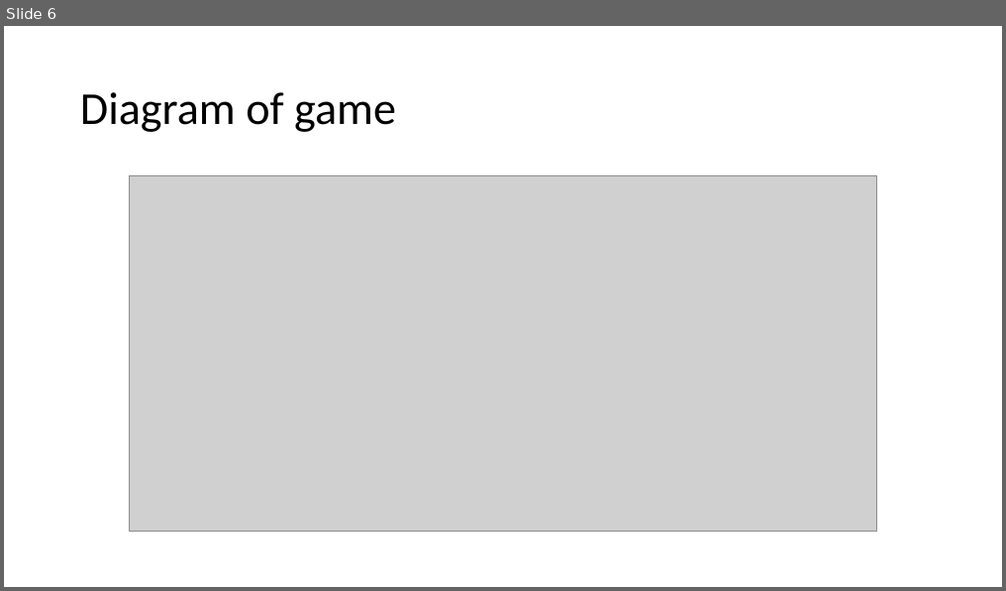
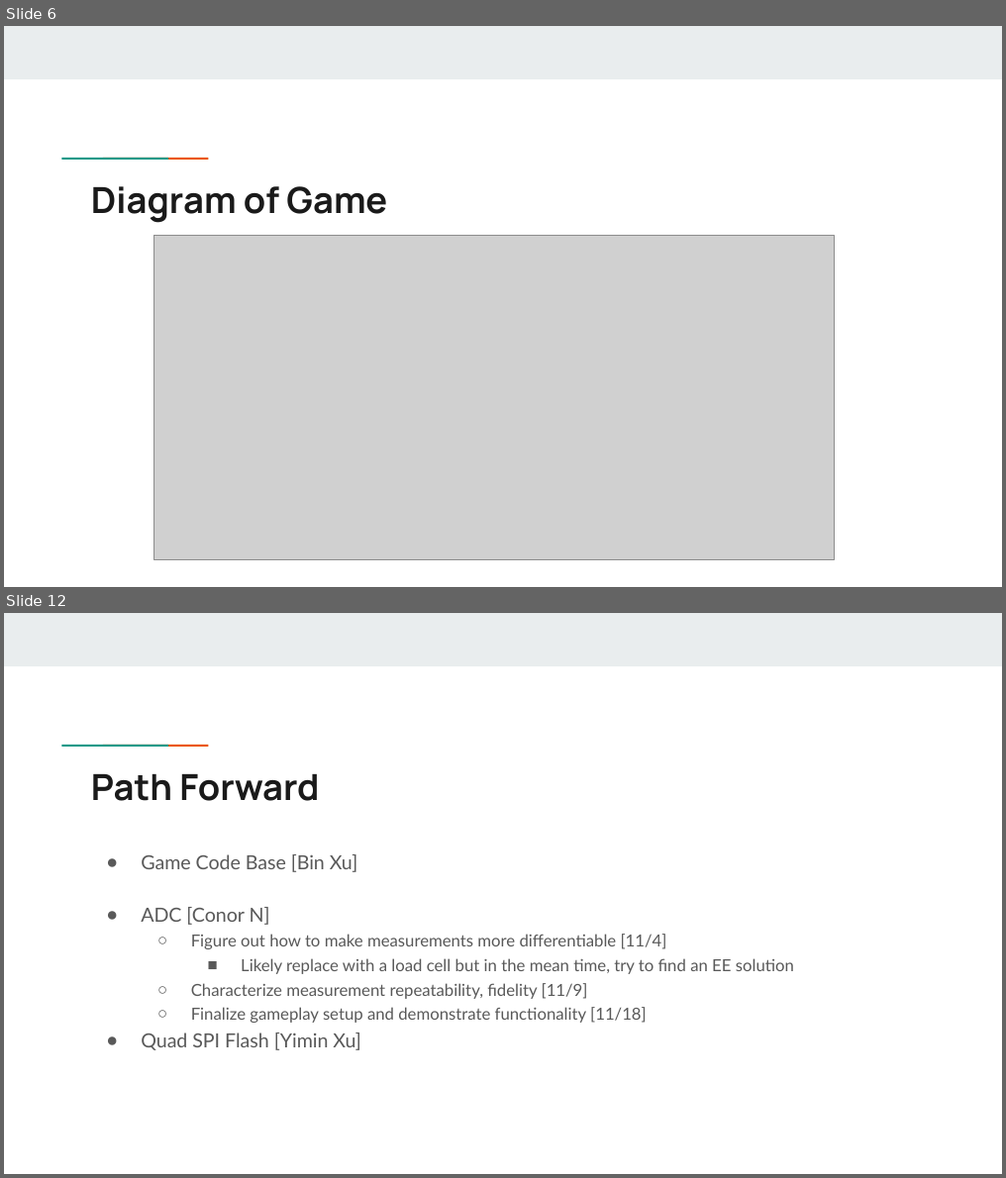
Before and after one commit to xu842251462/EC551_FinalProject, a slide deck: Presentations/EC551SecondProjectPresentation.pptx. Shown one above the other, each under a label of ours: slide 6 before the commit, slides 6 and 12 after it; the slides between them are not shown. The pictures are 1006x591 and 1006x1178 pixels, drawn with LibreOffice and Linux fonts; fonts in the diff are those of the drawing; grey boxes stand for pictures. Boxes give left, top, right and bottom in pixels: in the first picture for what was removed or moved away, otherwise in the second. Text is boxed around its words. In the diff, an @@ line names an element or a change of style, - is before the commit and + after.

Commit message:
Update EC551SecondProjectPresentation.pptx
Combined ADC and Game slides

```diff
--- a/Presentations/EC551SecondProjectPresentation.pptx
+++ b/Presentations/EC551SecondProjectPresentation.pptx
@@ slide 12 added at [4,613,1002,1174], background #FFFFFF; not listed: 3 template elements that a slide beside it also shows @@
@@ title added at [91,774,319,801], 34.7 pt, text #1A1A1A, bold @@
+Path Forward
@@ text added at [141,855,794,1051], 16 pt, text #595959 @@
+● Game Code Base [Bin Xu]
+● ADC [Conor N]
+  ○ Figure out how to make measurements more differentiable [11/4]
+    ■ Likely replace with a load cell but in the mean time, try to find an EE solution
+  ○ Characterize measurement repeatability, fidelity [11/9]
+  ○ Finalize gameplay setup and demonstrate functionality [11/18]
+● Quad SPI Flash [Yimin Xu]
@@ slide 6 changed as well @@
@@ rectangle added at [4,26,1002,79], fill #E9EDEE @@
@@ title "Diagram of Game" at [91,186,387,223]: vertical alignment middle to top @@
@@ rectangle added at [94,157,136,162], fill #1A9988 @@
@@ rectangle added at [136,156,176,161], fill #EB5600 @@
@@ title at [91,186,387,223]: text changed; size 44 to 34.7 pt; font Calibri to Manrope; text colour #000000 to #1A1A1A; bold on @@
-Diagram of game
+Diagram of Game
@@ picture: place and size @@
-picture at [130,175,877,532]
+picture at [154,236,835,560]
```
Also in this commit, not shown: 5 other slides changed, 5 other slides added, 1 slide removed.
